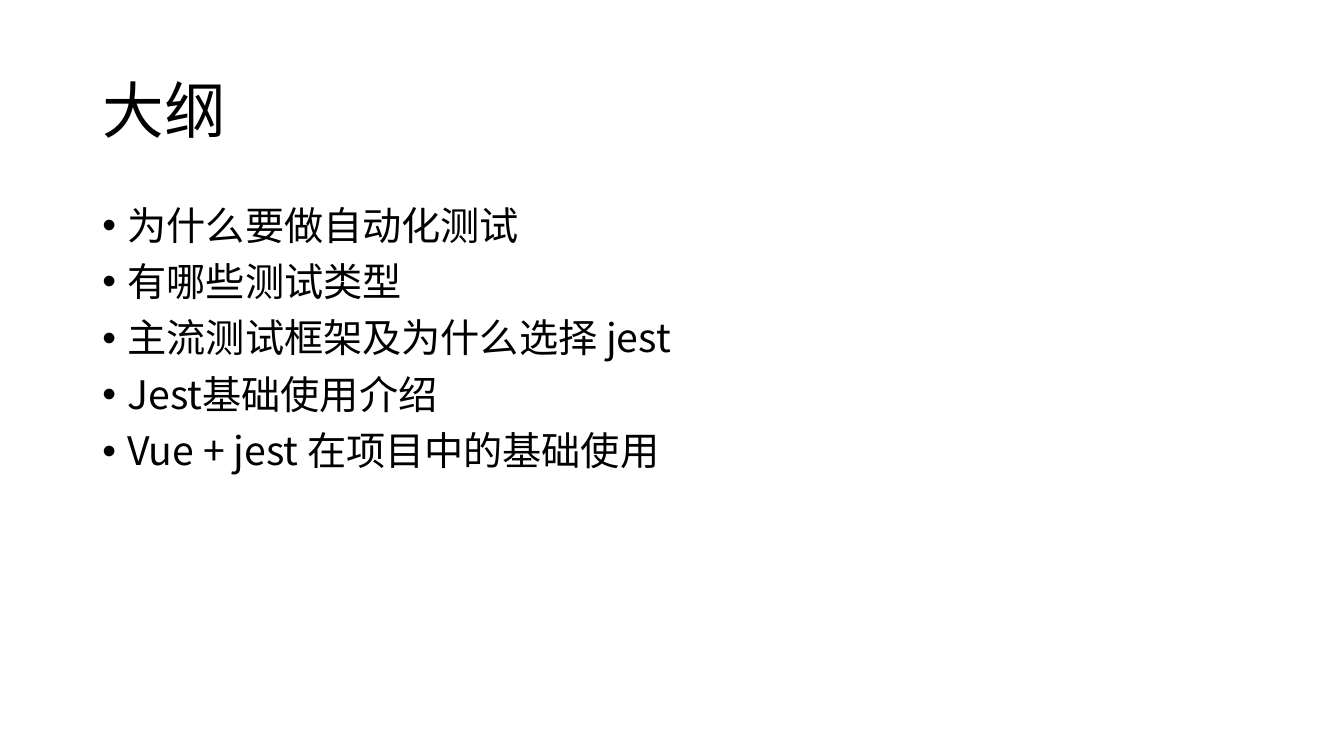
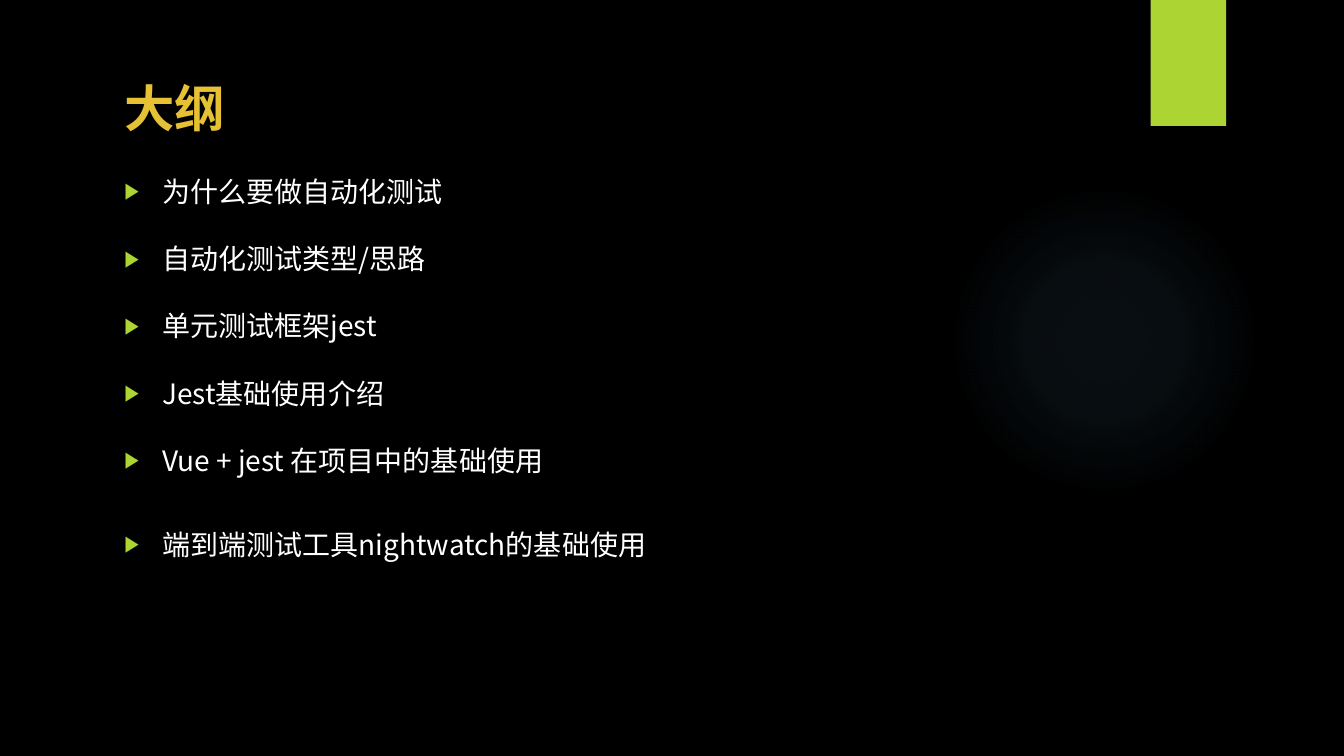
Before and after one commit to WangEbo/auto-test, a slide deck: slide 2 of 王博书的分享/自动化测试.pptx. Drawn at 1344x756 pixels with LibreOffice and Linux fonts; fonts in the diff are those of the drawing; background and template pictures are left out. Boxes give left, top, right and bottom in pixels: in the first picture for what was removed or moved away, otherwise in the second. Text is boxed around its words. In the diff, an @@ line names an element or a change of style, - is before the commit and + after.

```diff
--- a/王博书的分享/自动化测试.pptx
+++ b/王博书的分享/自动化测试.pptx
@@ background #FFFFFF to picture (left out) @@
@@ rectangle added at (1150, 0, 1226, 126), fill #ACD433 @@
@@ title "大纲": place and size @@
-title "大纲" at (102, 81, 225, 138)
+title "大纲" at (124, 84, 225, 132)
@@ title "大纲" at (124, 84, 225, 132): size 44 to 36 pt, text colour #000000 to #E6C133, bold on; line spacing 0.9 to 1; vertical alignment middle to top @@
@@ text "为什么要做自动化测试": place and size @@
-text "为什么要做自动化测试" at (128, 207, 671, 475)
+text "为什么要做自动化测试" at (162, 178, 646, 562)
@@ text at (162, 178, 543, 478): size 28 to 20 pt, text colour #000000 to #FFFFFF in "为什么要做自动化测试", "Jest基础使用介绍", "Vue + jest 在项目中的基础使用"; bullet • to ▶; line spacing 0.9 to 24pt; more space between paragraphs @@
@@ ellipse added at (949, 185, 1259, 495), fill gradient #7AC4F0 @@
@@ text at (162, 245, 425, 343): text changed; size 28 to 20 pt; text colour #000000 to #FFFFFF @@
-• 有哪些测试类型
-• 主流测试框架及为什么选择 jest
+▶ 自动化测试类型/思路
+▶ 单元测试框架jest
@@ text at (162, 531, 646, 562): paragraph added @@
+▶ 端到端测试工具nightwatch的基础使用
```
Also in this commit, not shown: 11 other slides changed, 1 slide added, 1 slide removed.
